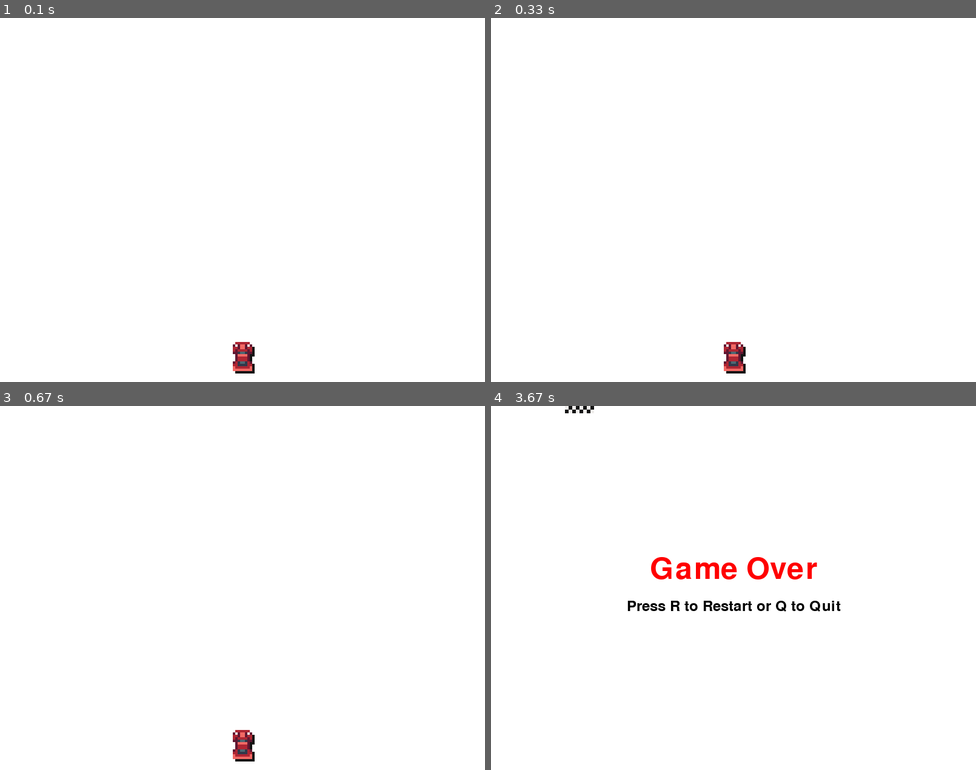
Above: before the commit, frames 1-4 (two rows, left to right).
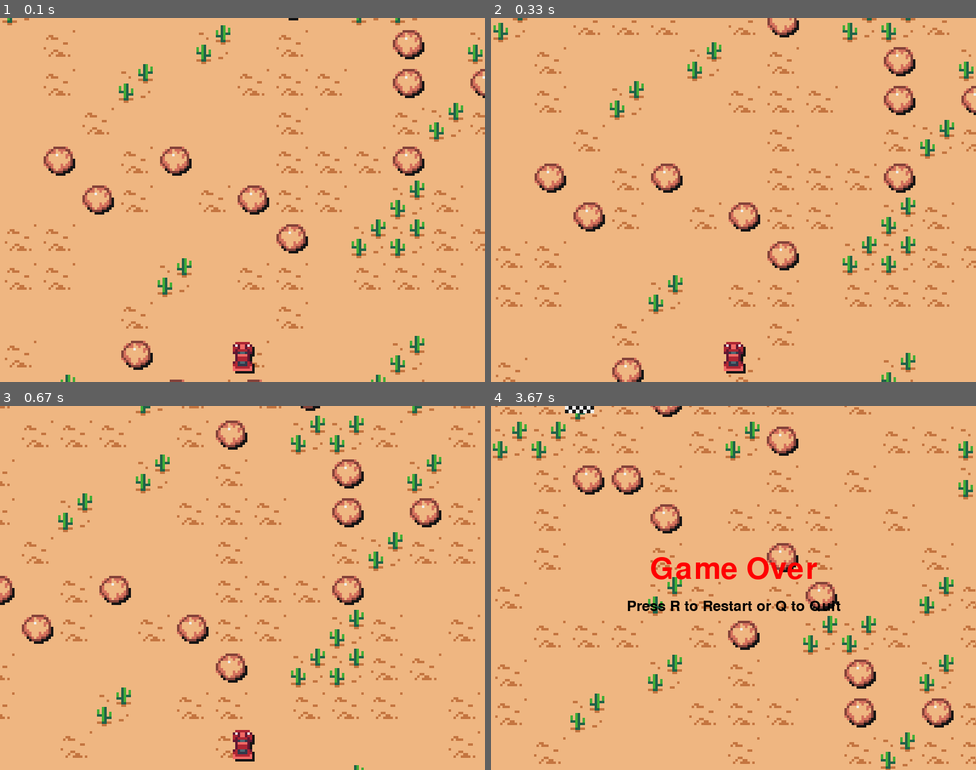
Above: after the commit, the same moments.

Repository: agecspnt/2dcar-game
Game: pygame game, started from main.py
Same seed, same stepped clock (60 frames per second), same inputs: the game is played once before the commit and once after it.
Inputs:
- Up to frame 1 (0.1 s): no input
- Up to frame 2 (0.33 s): no input
- Up to frame 3 (0.67 s): hold D from 0.33 s (still down)
- Up to frame 4 (3.67 s): release D at 0.8 s; hold D 0.83-1.3 s; hold A 1.33-1.87 s; hold A 1.9-2.3 s; hold D 2.33-2.97 s; hold A 3-3.47 s

The runs differ from the first frame. In frame 1, 100% of the frame differs, in the area x 0-100%, y 0-100%; in frame 2, 100%; in frame 3, 100%; in frame 4, 99%.

Commit message:
added background scroll_y

Diff:
--- a/main.py
+++ b/main.py
@@ -29,6 +29,17 @@
 OBSTACLE_SPRITE_HEIGHT = 16
 SCALED_OBSTACLE_WIDTH = 48
 SCALED_OBSTACLE_HEIGHT = 48
+
+# Background Tile Constants
+DESERT_SPRITESHEET_PATH = "Mini Pixel Pack 2/Levels/Desert_details (16 x 16).png"
+TILE_SPRITE_WIDTH = 16
+TILE_SPRITE_HEIGHT = 16
+SCALED_TILE_WIDTH = 64
+SCALED_TILE_HEIGHT = 64
+NUM_TILE_TYPES = 4
+
+# Background Scroll Speed
+BACKGROUND_SCROLL_SPEED_Y = 2 # Pixels per frame for vertical scroll
 
 # Function to display Game Over message
 def display_game_over_message(surface):
@@ -52,6 +63,23 @@
     scaled_player_car_image = pygame.Surface((SCALED_CAR_WIDTH, SCALED_CAR_HEIGHT))
     scaled_player_car_image.fill(BLACK) # Fill with a color, e.g., black
 
+# Load desert background tiles
+desert_tile_images = []
+try:
+    loaded_desert_spritesheet = pygame.image.load(DESERT_SPRITESHEET_PATH).convert_alpha()
+    for i in range(NUM_TILE_TYPES):
+        tile_rect = pygame.Rect(i * TILE_SPRITE_WIDTH, 0, TILE_SPRITE_WIDTH, TILE_SPRITE_HEIGHT)
+        original_tile = loaded_desert_spritesheet.subsurface(tile_rect)
+        scaled_tile = pygame.transform.scale(original_tile, (SCALED_TILE_WIDTH, SCALED_TILE_HEIGHT))
+        desert_tile_images.append(scaled_tile)
+except pygame.error as e:
+    print(f"Unable to load desert tiles: {e}")
+    # Create placeholder surfaces if image loading fails
+    for _ in range(NUM_TILE_TYPES):
+        placeholder_tile = pygame.Surface((SCALED_TILE_WIDTH, SCALED_TILE_HEIGHT))
+        placeholder_tile.fill(WHITE) # Fill with white for now, maybe a sand color later
+        desert_tile_images.append(placeholder_tile)
+
 # Load obstacle spritesheet
 try:
     loaded_obstacle_spritesheet = pygame.image.load("Mini Pixel Pack 2/Props/Misc_props (16 x 16).png").convert_alpha()
@@ -143,6 +171,37 @@
 running = True
 clock = pygame.time.Clock() # For managing FPS
 camera_x = 0 # Initialize camera_x
+background_scroll_y = 0 # Initialize vertical scroll offset for background
+
+# Determine number of tiles needed to fill the screen plus a buffer for scrolling
+TILES_HIGH = (SCREEN_HEIGHT + SCALED_TILE_HEIGHT - 1) // SCALED_TILE_HEIGHT
+TILES_WIDE = (SCREEN_WIDTH + SCALED_TILE_WIDTH - 1) // SCALED_TILE_WIDTH
+
+# For initial static display, we might not need more than what fits the screen.
+# For scrolling, we'll need more, typically at least one screen width/height extra.
+# Let's make it twice the screen width for horizontal scrolling.
+# And twice the screen height for vertical scrolling pattern.
+# SCROLL_BUFFER_HORIZONTAL = TILES_WIDE # Number of extra tiles horizontally for smooth scrolling -> incorporated into TILES_WIDE*2
+# SCROLL_BUFFER_VERTICAL = 2 # Number of extra tiles vertically, might not be needed for horizontal scroll only -> incorporated into TILES_HIGH*2
+
+background_layout = []
+if desert_tile_images: # Ensure tiles are loaded
+    tile_weights = [0.5, 0.3, 0.1, 0.1] # Plain, Speckled, Cactus, Rock
+    for r in range(TILES_HIGH * 2): # Make the background taller for vertical scrolling
+        row = []
+        for c in range(TILES_WIDE * 2): # Make the background wider for horizontal scrolling
+            if len(tile_weights) == NUM_TILE_TYPES and NUM_TILE_TYPES > 0:
+                tile_to_use = random.choices(desert_tile_images, weights=tile_weights, k=1)[0]
+            elif desert_tile_images: # Fallback if weights are misconfigured or no tiles
+                tile_to_use = random.choice(desert_tile_images)
+            else:
+                # This case should ideally not be reached if desert_tile_images check at the start is robust
+                # Creating a dummy surface to avoid error if all else fails
+                tile_to_use = pygame.Surface((SCALED_TILE_WIDTH, SCALED_TILE_HEIGHT))
+                tile_to_use.fill(WHITE) # Default to white
+
+            row.append(tile_to_use)
+        background_layout.append(row)
 
 while running:
     for event in pygame.event.get():
@@ -163,17 +222,14 @@
         player_car.update(keys) # Call update once with the current keys state
 
         # Update camera based on player's position
-        # The camera tries to keep the player in the middle of the screen.
-        # The player's rect.x is its "world" position.
         camera_x = player_car.rect.centerx - SCREEN_WIDTH // 2
-        # Clamp camera to prevent showing too much empty space if the world is smaller than the screen
-        # For now, assume world is at least as wide as the screen, or player is bounded.
-        # If we had a defined world width:
-        # world_width = 1600 # Example world width
-        # if camera_x < 0:
-        #     camera_x = 0
-        # if camera_x > world_width - SCREEN_WIDTH:
-        #     camera_x = world_width - SCREEN_WIDTH
+        # Clamp camera (optional, if world boundaries are defined)
+        # world_width = TILES_WIDE * 2 * SCALED_TILE_WIDTH # Example world width based on background
+        # if camera_x < 0: camera_x = 0
+        # if camera_x > world_width - SCREEN_WIDTH: camera_x = world_width - SCREEN_WIDTH
+
+        # Update background vertical scroll
+        background_scroll_y = (background_scroll_y - BACKGROUND_SCROLL_SPEED_Y) # Changed + to - for downward scroll
 
         # Spawn obstacles
         obstacle_spawn_timer += 1
@@ -198,6 +254,36 @@
     # Drawing...
     screen.fill(WHITE)  # Fill screen with white
 
+    # Draw background tiles
+    if background_layout and desert_tile_images: # Ensure lists are not empty
+        # Calculate the starting column index and the offset within the first visible tile for X
+        start_col_idx_in_layout = (camera_x // SCALED_TILE_WIDTH)
+        offset_x = camera_x % SCALED_TILE_WIDTH
+
+        # Calculate the starting row index and the offset within the first visible tile for Y
+        start_row_idx_in_layout = (background_scroll_y // SCALED_TILE_HEIGHT)
+        offset_y = background_scroll_y % SCALED_TILE_HEIGHT
+
+        # Calculate how many tiles to draw horizontally & vertically to fill the screen plus one extra
+        num_tiles_to_draw_wide = TILES_WIDE + 1
+        num_tiles_to_draw_high = TILES_HIGH + 1
+
+        LAYOUT_NUM_ROWS = len(background_layout)
+        LAYOUT_NUM_COLS = len(background_layout[0]) if LAYOUT_NUM_ROWS > 0 else 0
+
+        if LAYOUT_NUM_COLS > 0: # Ensure layout is not empty
+            for j in range(num_tiles_to_draw_high): # Vertical tile iteration (screen rows)
+                actual_layout_row = (start_row_idx_in_layout + j) % LAYOUT_NUM_ROWS
+                screen_y_pos = j * SCALED_TILE_HEIGHT - offset_y
+
+                for i in range(num_tiles_to_draw_wide): # Horizontal tile iteration (screen columns)
+                    actual_layout_col = (start_col_idx_in_layout + i) % LAYOUT_NUM_COLS
+
+                    tile_image = background_layout[actual_layout_row][actual_layout_col]
+
+                    screen_x_pos = i * SCALED_TILE_WIDTH - offset_x
+                    screen.blit(tile_image, (screen_x_pos, screen_y_pos))
+
     # Draw obstacles with camera offset
     for obstacle in obstacles:
         # Create a new rect for drawing, offset by the camera
